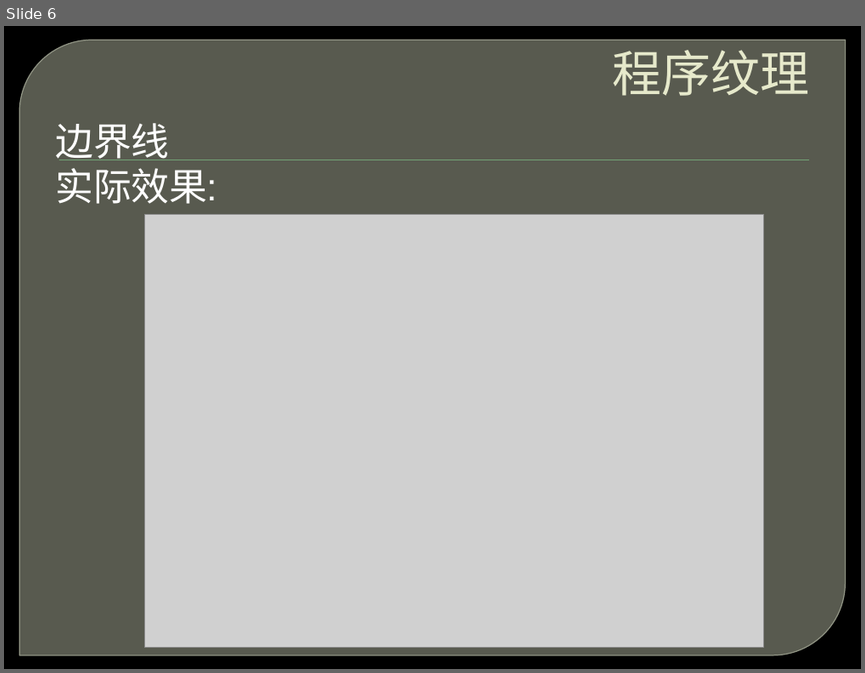
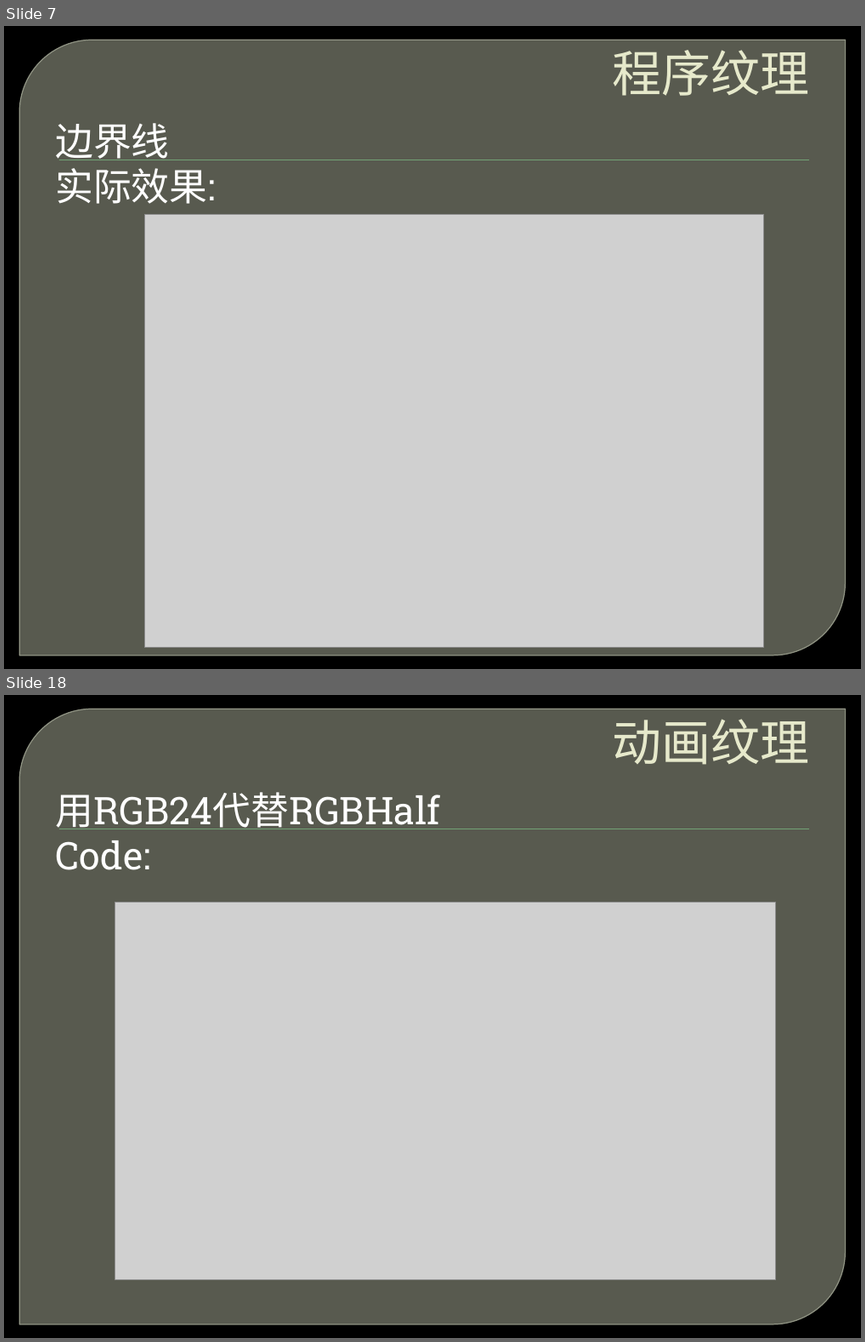
Before and after one commit to ForeverZack/ShaderBrowser, a slide deck: 程序纹理动画纹理.pptx. Shown one above the other, each under a label of ours: slide 6 before the commit, slides 7 and 18 after it; the slides between them are not shown. The pictures are 865x673 and 865x1342 pixels, drawn with LibreOffice and Linux fonts; fonts in the diff are those of the drawing; grey boxes stand for pictures; background and template pictures are left out. Boxes give left, top, right and bottom in pixels: in the first picture for what was removed or moved away, otherwise in the second. Text is boxed around its words. In the diff, an @@ line names an element or a change of style, - is before the commit and + after.

```diff
--- a/程序纹理动画纹理.pptx
+++ b/程序纹理动画纹理.pptx
@@ slide 18 added at [4, 695, 861, 1338], background picture (left out); not listed: 2 template elements that a slide beside it also shows @@
@@ title added at [613, 719, 810, 765], 41.4 pt, text #E7EACB @@
+动画纹理
@@ text added at [55, 792, 440, 870], 32 pt, text #FFFFFF @@
+用RGB24代替RGBHalf
+Code:
@@ picture added at [115, 902, 775, 1279] @@
@@ what was slide 6 is now slide 7 @@
```
Also in this commit, not shown: 6 slides changed, 9 other slides added.
